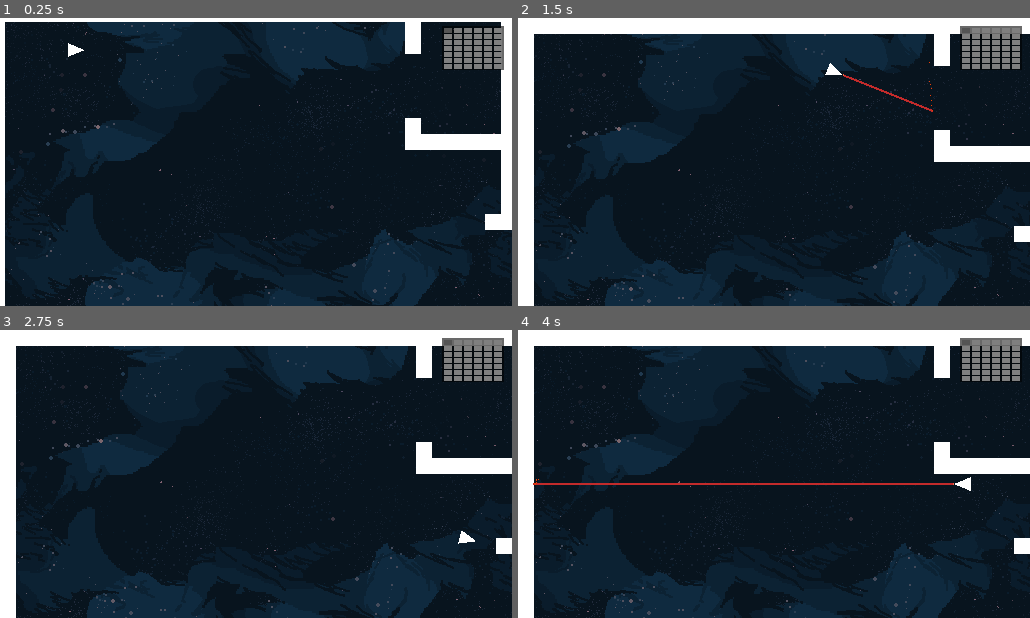
Above: before the commit, frames 1-4 (two rows, left to right).
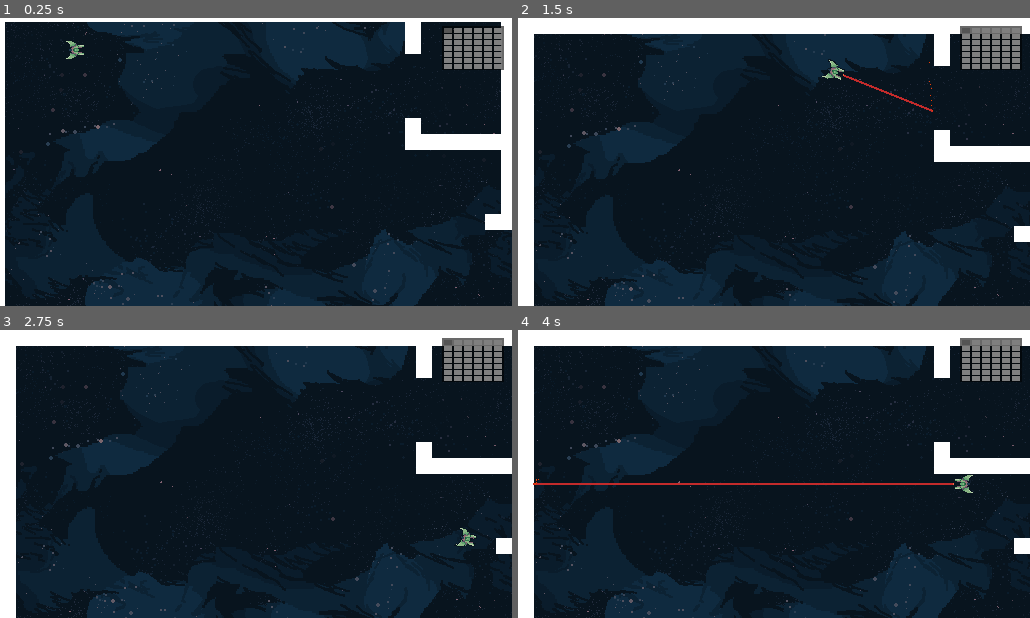
Above: after the commit, the same moments.

Repository: boukew99/godot_wild_jam_34
Game: Godot game, scene res://physics/2d/game.tscn
Same seed, same stepped clock (60 frames per second), same inputs: the game is played once before the commit and once after it. This scene is started directly instead of the project's main scene.
Inputs:
- Up to frame 1 (0.25 s): no input
- Up to frame 2 (1.5 s): hold Right (right) 0.53-1.28 s; hold Z (laser) 0.53-1.28 s; hold Down (down) from 1.28 s (still down); tap Z (laser) at 1.35 s
- Up to frame 3 (2.75 s): release Down (down) at 2.03 s; hold Right (right) from 2.03 s (still down); hold Z (laser) from 2.03 s (still down)
- Up to frame 4 (4 s): release Right (right) at 2.78 s; release Z (laser) at 2.78 s; hold Up (up) 2.78-3.53 s; tap Z (laser) at 2.85 s; hold Left (left) from 3.53 s (still down); hold Z (laser) from 3.53 s (still down)

The runs differ from the first frame. In frame 1, 0.1% of the frame differs, in the area x 12-17%, y 7-15%; in frame 2, 0.2%, in the area x 59-64%, y 14-22%; in frame 3, 0.1%; in frame 4, 0.1%.

Commit message:
finally real space ships!

Diff:
--- a/godot_wild_jam_34/physics/2d/follow_ship.tscn
+++ /dev/null
@@ -1,17 +0,0 @@
-[gd_scene load_steps=3 format=2]
-
-[ext_resource path="res://physics/2d/follow_ship.gd" type="Script" id=1]
-
-
-[sub_resource type="CircleShape2D" id=1]
-
-[node name="FollowShip" type="KinematicBody2D"]
-position = Vector2( 256, 144 )
-script = ExtResource( 1 )
-speed = 250.0
-
-[node name="CollisionShape2D" type="CollisionShape2D" parent="."]
-shape = SubResource( 1 )
-
-[node name="Polygon2D" type="Polygon2D" parent="."]
-polygon = PoolVector2Array( 10, 0, -5, -8, -5, 8 )
--- a/godot_wild_jam_34/physics/2d/game.tscn
+++ b/godot_wild_jam_34/physics/2d/game.tscn
@@ -1,17 +1,17 @@
 [gd_scene load_steps=15 format=2]
 
-[ext_resource path="res://physics/2d/guard.tscn" type="PackedScene" id=1]
-[ext_resource path="res://physics/2d/pickup.tscn" type="PackedScene" id=2]
+[ext_resource path="res://physics/2d/object/guard.tscn" type="PackedScene" id=1]
+[ext_resource path="res://physics/2d/object/pickup.tscn" type="PackedScene" id=2]
 [ext_resource path="res://physics/2d/highway.tscn" type="PackedScene" id=3]
 [ext_resource path="res://physics/2d/tileset.tres" type="TileSet" id=4]
-[ext_resource path="res://physics/2d/space_ship.tscn" type="PackedScene" id=5]
+[ext_resource path="res://physics/2d/object/space_ship.tscn" type="PackedScene" id=5]
 [ext_resource path="res://visual/galaxy.tscn" type="PackedScene" id=6]
-[ext_resource path="res://physics/2d/pole.tscn" type="PackedScene" id=7]
-[ext_resource path="res://physics/2d/laser_target.tscn" type="PackedScene" id=8]
+[ext_resource path="res://physics/2d/object/pole.tscn" type="PackedScene" id=7]
+[ext_resource path="res://physics/2d/object/laser_target.tscn" type="PackedScene" id=8]
 [ext_resource path="res://visual/transparent_black_bg.tres" type="StyleBox" id=9]
-[ext_resource path="res://physics/2d/spikes.tscn" type="PackedScene" id=10]
+[ext_resource path="res://physics/2d/object/spikes.tscn" type="PackedScene" id=10]
 [ext_resource path="res://physics/2d/game.gd" type="Script" id=11]
-[ext_resource path="res://physics/2d/door.tscn" type="PackedScene" id=12]
+[ext_resource path="res://physics/2d/object/door.tscn" type="PackedScene" id=12]
 [ext_resource path="res://physics/gui/screen_grid_container.gd" type="Script" id=13]
 
 [sub_resource type="RectangleShape2D" id=1]
--- a/godot_wild_jam_34/physics/2d/door.tscn
+++ b/godot_wild_jam_34/physics/2d/object/door.tscn
@@ -1,6 +1,6 @@
 [gd_scene load_steps=3 format=2]
 
-[ext_resource path="res://physics/2d/door.gd" type="Script" id=1]
+[ext_resource path="res://physics/2d/object/door.gd" type="Script" id=1]
 
 [sub_resource type="RectangleShape2D" id=1]
 extents = Vector2( 32, 8 )
--- /dev/null
+++ b/godot_wild_jam_34/physics/2d/object/follow_ship.tscn
@@ -0,0 +1,17 @@
+[gd_scene load_steps=4 format=2]
+
+[ext_resource path="res://physics/2d/object/follow_ship.gd" type="Script" id=1]
+[ext_resource path="res://visual/spaceship_player.png" type="Texture" id=2]
+
+[sub_resource type="CircleShape2D" id=1]
+
+[node name="FollowShip" type="KinematicBody2D"]
+position = Vector2( 256, 144 )
+script = ExtResource( 1 )
+speed = 250.0
+
+[node name="CollisionShape2D" type="CollisionShape2D" parent="."]
+shape = SubResource( 1 )
+
+[node name="Sprite" type="Sprite" parent="."]
+texture = ExtResource( 2 )
--- a/godot_wild_jam_34/physics/2d/guard.tscn
+++ b/godot_wild_jam_34/physics/2d/object/guard.tscn
@@ -1,7 +1,7 @@
 [gd_scene load_steps=4 format=2]
 
-[ext_resource path="res://physics/2d/guard.gd" type="Script" id=1]
-[ext_resource path="res://physics/2d/follow_ship.tscn" type="PackedScene" id=2]
+[ext_resource path="res://physics/2d/object/guard.gd" type="Script" id=1]
+[ext_resource path="res://physics/2d/object/follow_ship.tscn" type="PackedScene" id=2]
 
 
 [sub_resource type="RectangleShape2D" id=1]
--- a/godot_wild_jam_34/physics/2d/laser.gd
+++ b/godot_wild_jam_34/physics/2d/object/laser.gd
@@ -20,6 +20,8 @@
 	line.points[1].x = distance
 	end.position.x = distance
 
+
+
 func _on_Timer_timeout():
 	line.hide()
 	ray_cast.enabled = false
--- /dev/null
+++ b/godot_wild_jam_34/physics/2d/object/laser.tscn
@@ -0,0 +1,36 @@
+[gd_scene load_steps=2 format=2]
+
+[ext_resource path="res://physics/2d/object/laser.gd" type="Script" id=1]
+
+[node name="Laser" type="Position2D"]
+position = Vector2( 10, 0 )
+script = ExtResource( 1 )
+
+[node name="RayCast2D" type="RayCast2D" parent="."]
+cast_to = Vector2( 512, 0 )
+
+[node name="Line2D" type="Line2D" parent="."]
+visible = false
+points = PoolVector2Array( 0, 0, 9, 0 )
+width = 2.0
+default_color = Color( 0.764706, 0.168627, 0.168627, 1 )
+end_cap_mode = 2
+
+[node name="Begin" type="Polygon2D" parent="Line2D"]
+color = Color( 0.941176, 0.415686, 0.27451, 1 )
+polygon = PoolVector2Array( -1, 0, 0, -1, 1, 0, 0, 1 )
+
+[node name="End" type="CPUParticles2D" parent="Line2D"]
+position = Vector2( 9, 0 )
+speed_scale = 6.51
+local_coords = false
+direction = Vector2( -1, 0 )
+gravity = Vector2( 0, 0 )
+initial_velocity = 5.0
+color = Color( 0.929412, 0.254902, 0.0196078, 1 )
+
+[node name="Timer" type="Timer" parent="."]
+wait_time = 0.6
+one_shot = true
+
+[connection signal="timeout" from="Timer" to="." method="_on_Timer_timeout"]
--- a/godot_wild_jam_34/physics/2d/laser_target.tscn
+++ b/godot_wild_jam_34/physics/2d/object/laser_target.tscn
@@ -1,6 +1,6 @@
 [gd_scene load_steps=2 format=2]
 
-[ext_resource path="res://physics/2d/laser_target.gd" type="Script" id=1]
+[ext_resource path="res://physics/2d/object/laser_target.gd" type="Script" id=1]
 
 [node name="LaserTarget" type="StaticBody2D"]
 script = ExtResource( 1 )
--- a/godot_wild_jam_34/physics/2d/pickup.tscn
+++ b/godot_wild_jam_34/physics/2d/object/pickup.tscn
@@ -1,6 +1,6 @@
 [gd_scene load_steps=4 format=2]
 
-[ext_resource path="res://physics/2d/pickup.gd" type="Script" id=1]
+[ext_resource path="res://physics/2d/object/pickup.gd" type="Script" id=1]
 [ext_resource path="res://visual/carrot_cake.png" type="Texture" id=2]
 
 
--- a/godot_wild_jam_34/physics/2d/space_ship.gd
+++ b/godot_wild_jam_34/physics/2d/object/space_ship.gd
@@ -1,6 +1,6 @@
 extends Ship
 
-export var rotation_accel := 15 #
+export var rotation_accel := 15
 
 func _physics_process(delta):
 	velocity = forward_steer(get_direction(), delta)
--- /dev/null
+++ b/godot_wild_jam_34/physics/2d/object/space_ship.tscn
@@ -0,0 +1,30 @@
+[gd_scene load_steps=6 format=2]
+
+[ext_resource path="res://physics/2d/grid_camera_2D.gd" type="Script" id=1]
+[ext_resource path="res://physics/2d/object/space_ship.gd" type="Script" id=2]
+[ext_resource path="res://physics/2d/object/laser.tscn" type="PackedScene" id=3]
+[ext_resource path="res://visual/spaceship_ai.png" type="Texture" id=4]
+
+[sub_resource type="CircleShape2D" id=1]
+
+[node name="SpaceShip" type="KinematicBody2D" groups=[
+"player",
+]]
+script = ExtResource( 2 )
+velocity = Vector2( 200, 0 )
+speed = 250.0
+
+[node name="GridCamera2D" type="Camera2D" parent="." groups=[
+"camera",
+]]
+current = true
+smoothing_enabled = true
+script = ExtResource( 1 )
+
+[node name="CollisionShape2D" type="CollisionShape2D" parent="."]
+shape = SubResource( 1 )
+
+[node name="Sprite" type="Sprite" parent="."]
+texture = ExtResource( 4 )
+
+[node name="Laser" parent="." instance=ExtResource( 3 )]
--- a/godot_wild_jam_34/physics/2d/spikes.tscn
+++ b/godot_wild_jam_34/physics/2d/object/spikes.tscn
@@ -1,6 +1,6 @@
 [gd_scene load_steps=3 format=2]
 
-[ext_resource path="res://physics/2d/spikes.gd" type="Script" id=1]
+[ext_resource path="res://physics/2d/object/spikes.gd" type="Script" id=1]
 
 [sub_resource type="RectangleShape2D" id=1]
 extents = Vector2( 8, 8 )
--- a/godot_wild_jam_34/physics/2d/space_ship.tscn
+++ /dev/null
@@ -1,60 +0,0 @@
-[gd_scene load_steps=5 format=2]
-
-[ext_resource path="res://physics/2d/grid_camera_2D.gd" type="Script" id=1]
-[ext_resource path="res://physics/2d/space_ship.gd" type="Script" id=2]
-[ext_resource path="res://physics/2d/laser.gd" type="Script" id=3]
-
-[sub_resource type="CircleShape2D" id=1]
-
-[node name="SpaceShip" type="KinematicBody2D" groups=[
-"player",
-]]
-script = ExtResource( 2 )
-velocity = Vector2( 200, 0 )
-speed = 250.0
-
-[node name="GridCamera2D" type="Camera2D" parent="." groups=[
-"camera",
-]]
-current = true
-smoothing_enabled = true
-script = ExtResource( 1 )
-
-[node name="CollisionShape2D" type="CollisionShape2D" parent="."]
-shape = SubResource( 1 )
-
-[node name="Polygon2D" type="Polygon2D" parent="."]
-polygon = PoolVector2Array( 10, 0, -7, -7, -7, 7 )
-
-[node name="Laser" type="Position2D" parent="."]
-position = Vector2( 10, 0 )
-script = ExtResource( 3 )
-
-[node name="RayCast2D" type="RayCast2D" parent="Laser"]
-cast_to = Vector2( 512, 0 )
-
-[node name="Line2D" type="Line2D" parent="Laser"]
-visible = false
-points = PoolVector2Array( 0, 0, 9, 0 )
-width = 2.0
-default_color = Color( 0.764706, 0.168627, 0.168627, 1 )
-end_cap_mode = 2
-
-[node name="Begin" type="Polygon2D" parent="Laser/Line2D"]
-color = Color( 0.941176, 0.415686, 0.27451, 1 )
-polygon = PoolVector2Array( -1, 0, 0, -1, 1, 0, 0, 1 )
-
-[node name="End" type="CPUParticles2D" parent="Laser/Line2D"]
-position = Vector2( 9, 0 )
-speed_scale = 6.51
-local_coords = false
-direction = Vector2( -1, 0 )
-gravity = Vector2( 0, 0 )
-initial_velocity = 5.0
-color = Color( 0.929412, 0.254902, 0.0196078, 1 )
-
-[node name="Timer" type="Timer" parent="Laser"]
-wait_time = 0.6
-one_shot = true
-
-[connection signal="timeout" from="Laser/Timer" to="Laser" method="_on_Timer_timeout"]
Renamed: godot_wild_jam_34/physics/2d/door.gd -> godot_wild_jam_34/physics/2d/object/door.gd
Renamed: godot_wild_jam_34/physics/2d/follow_ship.gd -> godot_wild_jam_34/physics/2d/object/follow_ship.gd
Renamed: godot_wild_jam_34/physics/2d/guard.gd -> godot_wild_jam_34/physics/2d/object/guard.gd
Renamed: godot_wild_jam_34/physics/2d/laser_target.gd -> godot_wild_jam_34/physics/2d/object/laser_target.gd
Renamed: godot_wild_jam_34/physics/2d/pickup.gd -> godot_wild_jam_34/physics/2d/object/pickup.gd
Renamed: godot_wild_jam_34/physics/2d/pole.tscn -> godot_wild_jam_34/physics/2d/object/pole.tscn
Renamed: godot_wild_jam_34/physics/2d/spikes.gd -> godot_wild_jam_34/physics/2d/object/spikes.gd
Not shown, added: godot_wild_jam_34/visual/spaceship_ai.png.import
Not shown, added: godot_wild_jam_34/visual/spaceship_player.png.import
